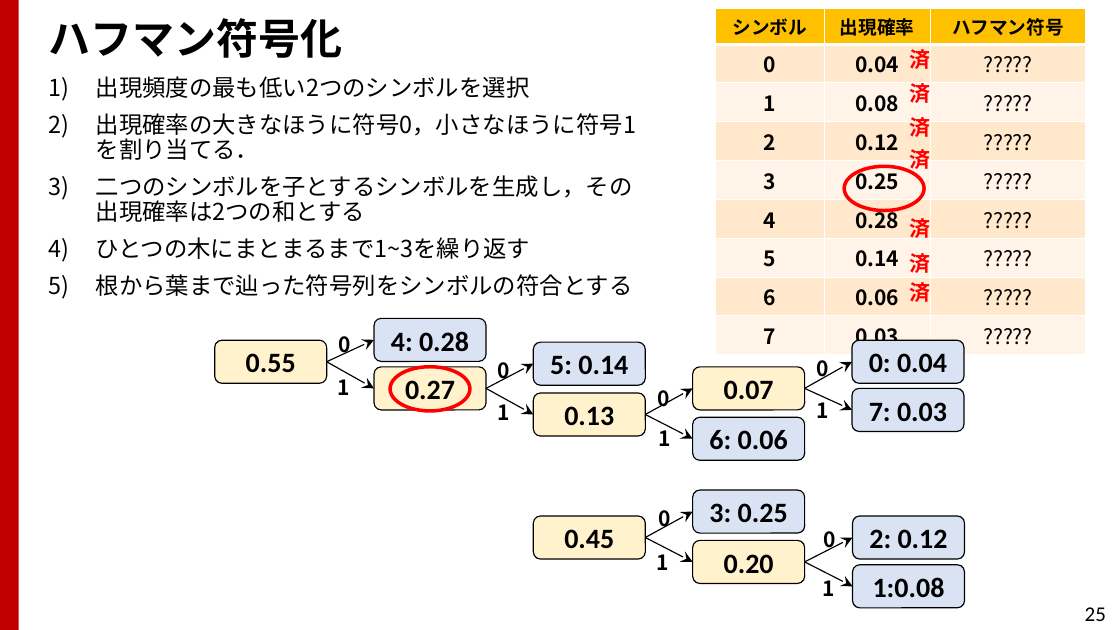
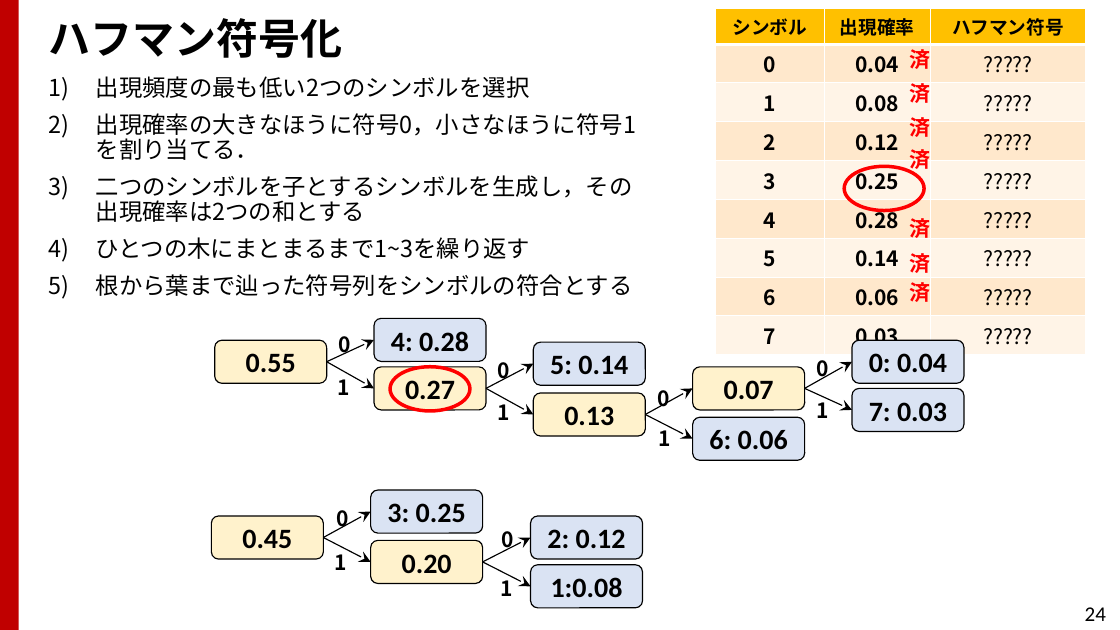
Before and after one commit to TakashiIjiri/TakashiIjiri.github.io, a slide deck: slide 24 of classes/dm2018_1/dm1_13.pptx (slide 25 before the commit). Drawn at 1120x630 pixels with LibreOffice and Linux fonts; fonts in the diff are those of the drawing. Boxes give left, top, right and bottom in pixels: in the first picture for what was removed or moved away, otherwise in the second. Text is boxed around its words. In the diff, an @@ line names an element or a change of style, - is before the commit and + after.

```diff
--- a/classes/dm2018_1/dm1_13.pptx
+++ b/classes/dm2018_1/dm1_13.pptx
@@ 5 rounded rectangles, 4 texts, 4 arrows: place and size @@
-5 rounded rectangles, 4 texts, 4 arrows at (534, 490, 965, 607)
+5 rounded rectangles, 4 texts, 4 arrows at (212, 490, 643, 607)
@@ page number at (1085, 607, 1106, 621): text changed @@
-25
+24
```
Also in this commit, not shown: 6 other slides changed, 2 slides removed, 2 other files.
